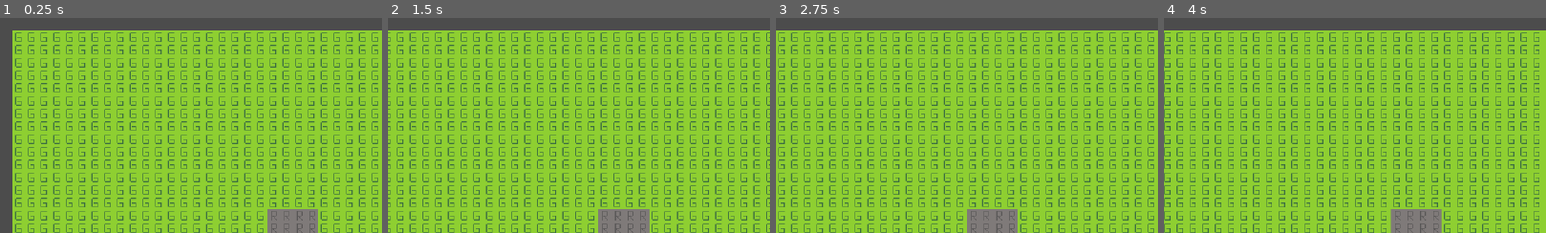
Above: before the commit, frames 1-4 (left to right).
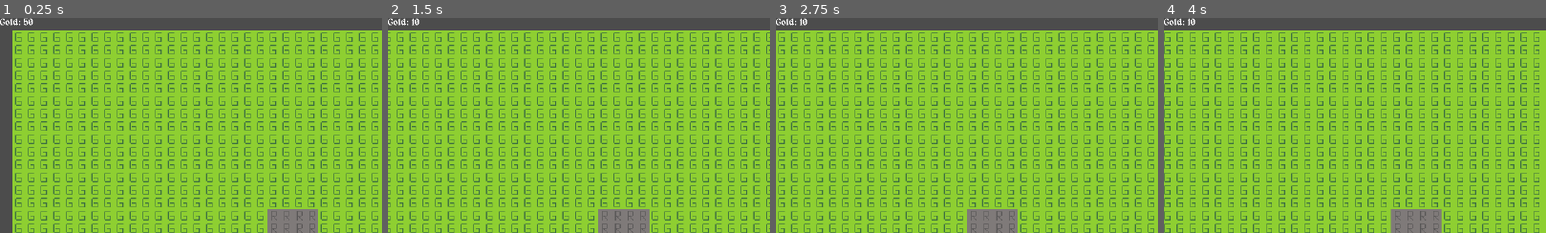
Above: after the commit, the same moments.

Repository: Joshua5437/Game-3
Game: Godot game, scene res://mainScene.tscn
Two runs of this game, one before a commit and one after it. Both use one fixed random seed, a clock stepped at 60 frames per second and the inputs below.
Inputs (mouse positions are % of the whole screen's width and height, from its top left):
- Up to frame 1 (0.25 s): no input
- Up to frame 2 (1.5 s): tap Enter at 0.5 s; move the mouse to (72, 45) at 0.52 s; hold Right (ui_right) 0.53-1.25 s; hold 1 0.53-1.25 s; click (72, 45) at 0.67 s; drag from (30, 55) to (67, 46) at 1.27 s
- Up to frame 3 (2.75 s): move the mouse to (60, 28) at 2.02 s; hold Right (ui_right) from 2.03 s (still down); hold 1 from 2.03 s (still down); click (60, 28) at 2.17 s
- Up to frame 4 (4 s): release Right (ui_right) at 2.75 s; release 1 at 2.75 s; drag from (45, 70) to (28, 55) at 2.77 s; move the mouse to (80, 65) at 3.52 s; hold Left (ui_left) from 3.53 s (still down); hold 1 from 3.53 s (still down); click (80, 65) at 3.67 s
The pictures show only the part of the screen within x 0-50%, y 0-50%; the shares and areas given below are measured in that part.

The runs differ from the first frame. In frame 1, 0.2% of the frame differs, in the area x 0-9%, y 0-4%; in frame 2, 0.1%; in frame 3, 0.1%; in frame 4, 0.1%.

Commit message:
added ui with gold balance and font with attributions

Diff:
--- a/mainScene.tscn
+++ b/mainScene.tscn
@@ -6,6 +6,7 @@
 [ext_resource path="res://buildings/farm/farm_construction_stats.tres" type="Resource" id=4]
 [ext_resource path="res://enemies/enemy.tscn" type="PackedScene" id=5]
 [ext_resource path="res://buildings/tower/tower_construction_stats.tres" type="Resource" id=6]
+[ext_resource path="res://ui.tscn" type="PackedScene" id=7]
 
 [node name="MainScene" type="Node2D"]
 script = ExtResource( 3 )
@@ -33,4 +34,8 @@
 [node name="Enemy2" parent="Enemies" instance=ExtResource( 5 )]
 position = Vector2( 456, 376 )
 
+[node name="CanvasLayer" type="CanvasLayer" parent="."]
+
+[node name="UserInterface" parent="CanvasLayer" instance=ExtResource( 7 )]
+
 [connection signal="placed_building" from="Navigation/Map" to="." method="_on_Map_placed_building"]
--- a/scripts/game.gd
+++ b/scripts/game.gd
@@ -1,6 +1,7 @@
 extends Node2D
 
 onready var map = $Navigation/Map
+onready var ui = $CanvasLayer/UserInterface
 
 # Used to place the towers on the map
 export(Array) var constructions
@@ -8,6 +9,10 @@
 
 # Player stats
 export(int) var gold = 100 # Represents player's cash balance
+
+func _ready():
+	# This will show accruate information about gold balance
+	ui.update_gold_amount(gold)
 
 func _process(_delta):
 	# Get global mouse position
@@ -26,15 +31,17 @@
 		and current_construction != null \
 		and gold - current_construction.stats.price >= 0:
 
+		# Substract from balance and update UI
 		gold -= current_construction.stats.price
-		print("placed tower | gold: %s" % gold)
+		ui.update_gold_amount(gold)
+
 		map.place_building(global_mouse_position, current_construction.scene)
 
+# Used for signal call. Bascially increases the gold amount and updates UI
 func _on_gold_produced(amount):
 	gold += amount
-	print("gold: %s" % gold)
+	ui.update_gold_amount(gold)
 
 func _on_Map_placed_building(building):
 	if building.has_signal("gold_produced"):
-		print("placed t")
 		building.connect("gold_produced", self, "_on_gold_produced")
--- /dev/null
+++ b/ui.gd
@@ -0,0 +1,6 @@
+extends Control
+
+onready var gold_label = $Gold
+
+func update_gold_amount(amount):
+	gold_label.text = "Gold: %s" % amount
--- /dev/null
+++ b/ui.tscn
@@ -0,0 +1,21 @@
+[gd_scene load_steps=5 format=2]
+
+[ext_resource path="res://alagard.ttf" type="DynamicFontData" id=1]
+[ext_resource path="res://ui.gd" type="Script" id=2]
+
+[sub_resource type="DynamicFont" id=1]
+font_data = ExtResource( 1 )
+
+[sub_resource type="Theme" id=2]
+default_font = SubResource( 1 )
+
+[node name="UserInterface" type="Control"]
+anchor_right = 1.0
+anchor_bottom = 1.0
+script = ExtResource( 2 )
+
+[node name="Gold" type="Label" parent="."]
+margin_right = 177.0
+margin_bottom = 15.0
+theme = SubResource( 2 )
+text = "Gold: 50"
Binary file added: alagard.ttf
Not shown: 1 places in mainScene.tscn that only renumber resources
Not shown, changed: README.md
